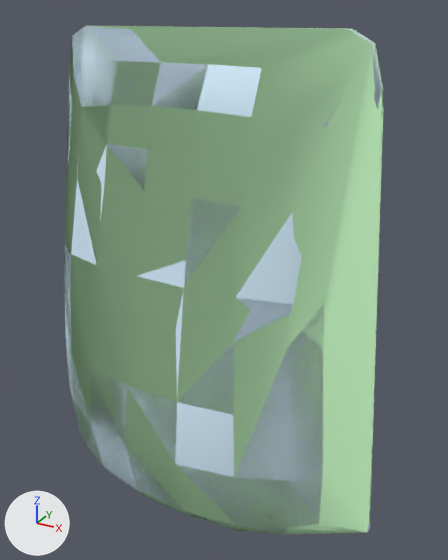
The Blender file src/props_granary/grain_sack.blend: old version first, new version second.
Both versions are drawn from a 50 mm lens placed at (27.3, -46.4, 47.1), pointed at (1.2, 1.2, 23.4). Arrows for +X, +Y and +Z are at lower left; the lights stay in place.

Objects in the first picture: 'grain_sack_physics', 'grain_sack_reference', 'grain_sack_reference_lod1'.
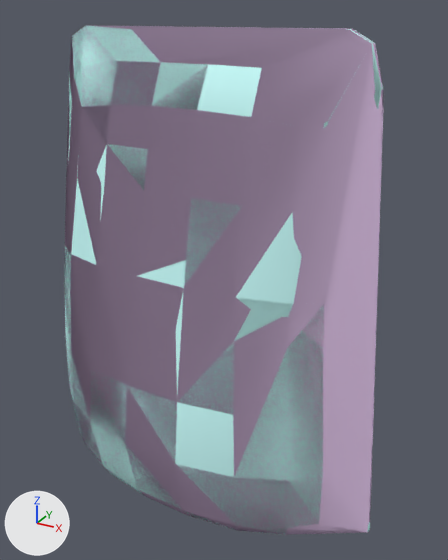
Location of each change, (x1, y1, x2, y2) in pixels of the pictures (448 x 560 px):
'grain_sack_physics', recoloured: (65, 25, 384, 535) in both

The change, as a diff of the scene's bpy script:
```diff
--- a/src/props_granary/grain_sack.blend.py
+++ b/src/props_granary/grain_sack.blend.py
@@ mat_phy @@
 mat_phy = diffuse_material('  phy')
-mat_phy.base_color = (0.573, 0.936, 0.557)  # green #c7f8c5
+mat_phy.base_color = (0.601, 0.449, 0.655)  # light grey #ccb3d4
```
